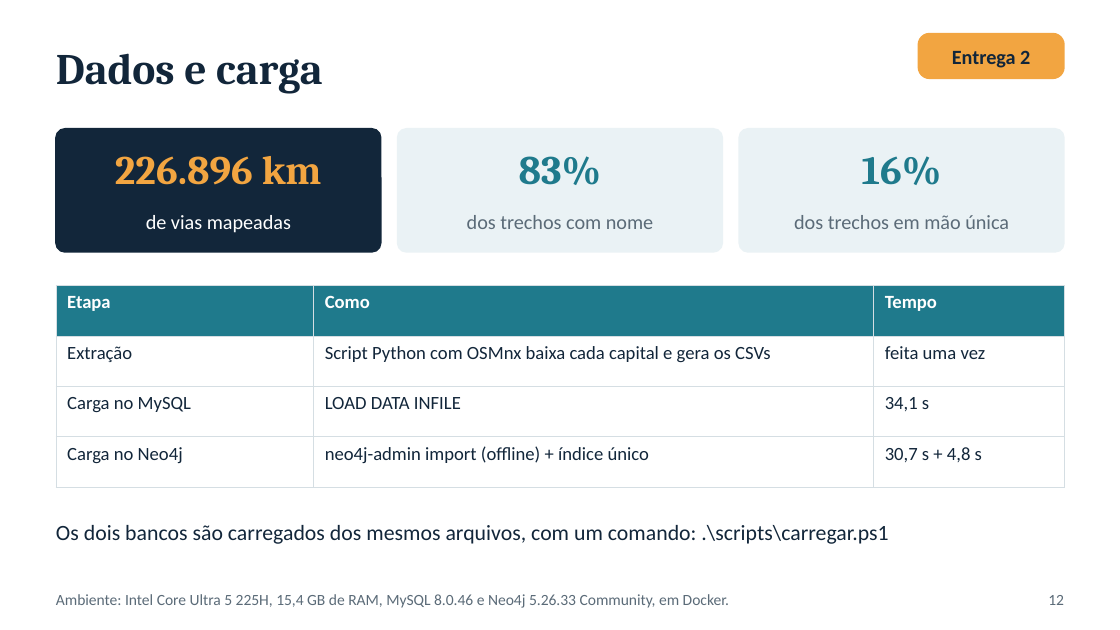
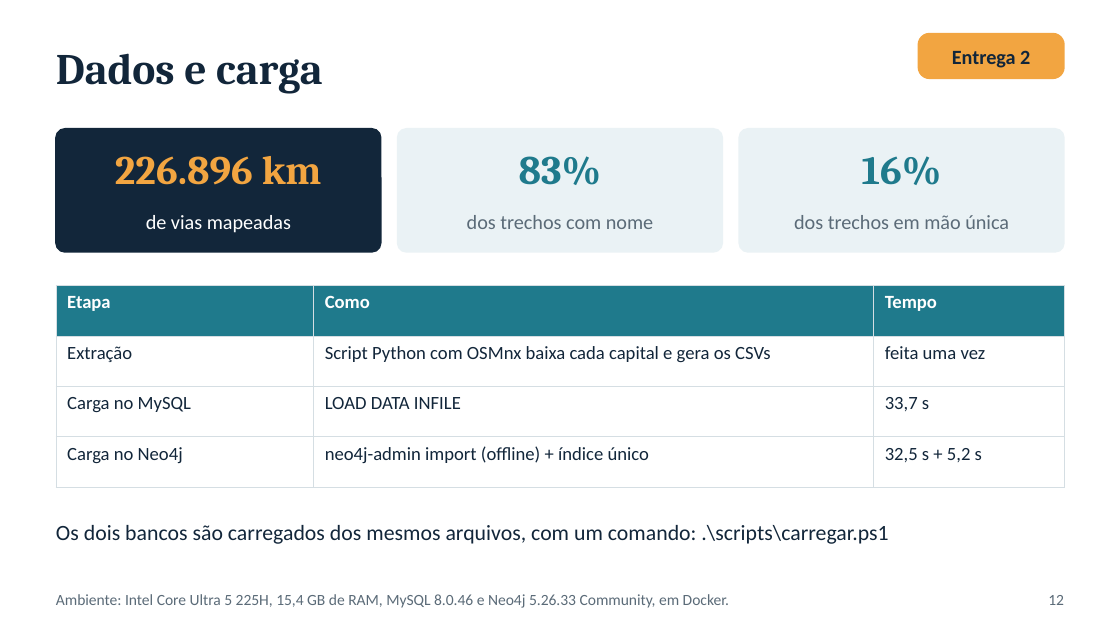
Before and after one commit to Sofyaolvs/projeto3-nosql-grafos, a slide deck: slide 12 of Entrega1-Projeto3-NoSQL-Grafos.pptx. Drawn at 1120x630 pixels with LibreOffice and Linux fonts; fonts in the diff are those of the drawing. Boxes give left, top, right and bottom in pixels: in the first picture for what was removed or moved away, otherwise in the second. Text is boxed around its words. In the diff, an @@ line names an element or a change of style, - is before the commit and + after.

```diff
--- a/Entrega1-Projeto3-NoSQL-Grafos.pptx
+++ b/Entrega1-Projeto3-NoSQL-Grafos.pptx
@@ table at [56, 286, 1064, 468] @@
-row 3, column 3: 34,1 s
+row 3, column 3: 33,7 s
-row 4, column 3: 30,7 s + 4,8 s
+row 4, column 3: 32,5 s + 5,2 s
```
Also in this commit, not shown: 1 other slide changed, 6 slides added, 12 other files.
